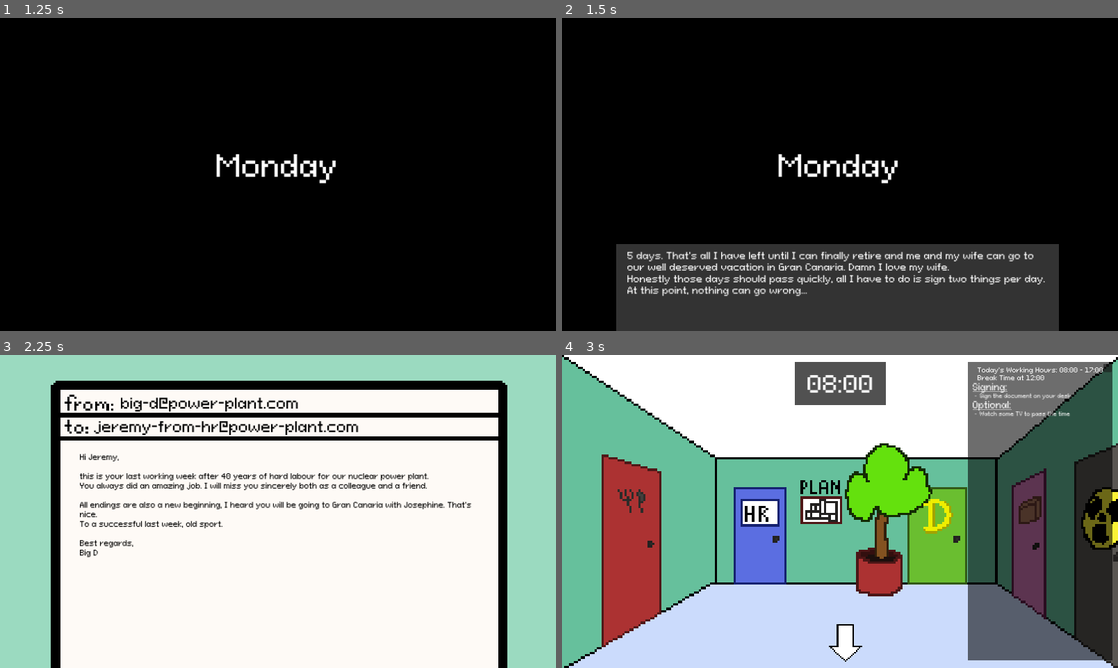
Above: before the commit, frames 1-4 (two rows, left to right).
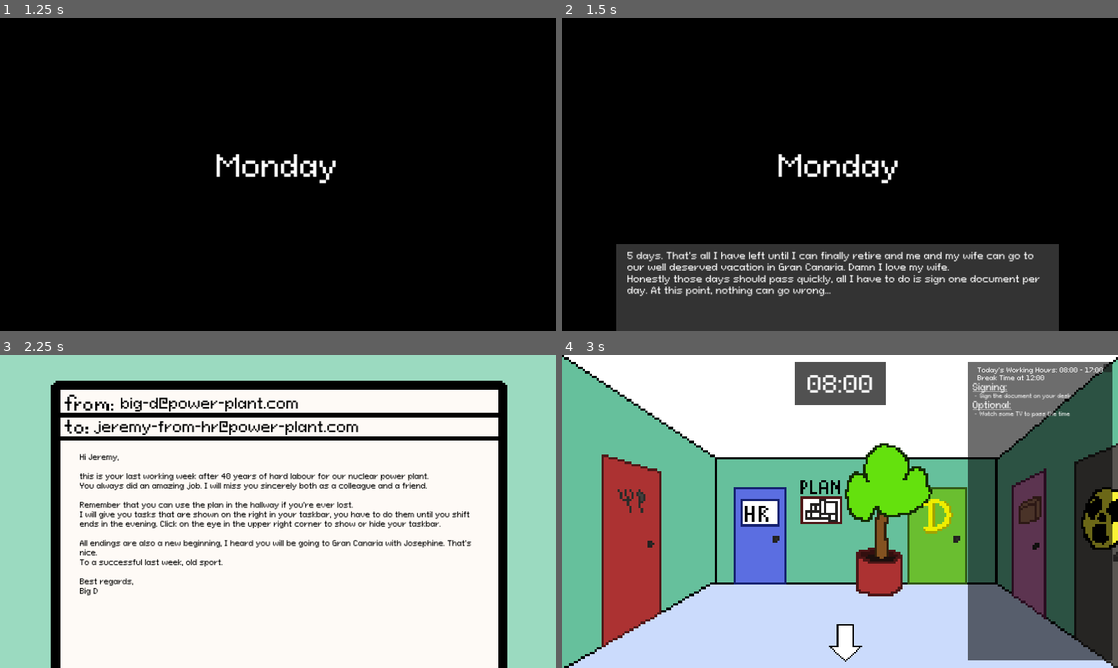
Above: after the commit, the same moments.

Repository: TheWalkingLapis/BrackeysGameJam2025_1
Game: Godot game, scene res://scenes/game_manager.tscn
The game is run twice, just before and just after one commit, with the same random seed, the same clock (stepped at 60 frames per second) and the same inputs.
Inputs (mouse positions are in pixels of both pictures, inside the frame that each line leads up to):
- Up to frame 1 (1.25 s): click "Start" at 0.5 s
- Up to frame 2 (1.5 s): click (840, 174) at 1.25 s
- Up to frame 3 (2.25 s): click (278, 511) at 2 s
- Up to frame 4 (3 s): click (840, 511) at 2.75 s

Frame 1 is identical in both runs. In frame 2, 0.7% of the frame differs, in the area x 11-87%, y 82-89%; in frame 3, 3.9%, in the area x 14-85%, y 46-77%; in frame 4, nothing differs.

Commit message:
text update

Diff:
--- a/scenes/rooms/kitchen.tscn
+++ b/scenes/rooms/kitchen.tscn
@@ -197,7 +197,7 @@
 [node name="Task_Tetrominos" parent="Tasks/Day6" instance=ExtResource("11_4icy7")]
 layout_mode = 1
 task_name = "Tetris"
-task_description = "Talk to the aliens again"
+task_description = "Deliver the plutonium to the aliens in the kitchen"
 tag = 6
 order = 8
 whole_day = true
--- a/scenes/task_ui.tscn
+++ b/scenes/task_ui.tscn
@@ -78,9 +78,9 @@
 [node name="Alarm" type="TextureRect" parent="."]
 texture_filter = 1
 layout_mode = 0
-offset_left = 128.0
+offset_left = 141.0
 offset_top = 11.0
-offset_right = 379.0
+offset_right = 392.0
 offset_bottom = 258.0
 mouse_filter = 2
 texture = ExtResource("3_3iqu0")
@@ -90,10 +90,10 @@
 anchors_preset = 15
 anchor_right = 1.0
 anchor_bottom = 1.0
-offset_left = -110.0
-offset_top = 245.0
-offset_right = 111.0
-offset_bottom = 103.0
+offset_left = -121.0
+offset_top = 249.0
+offset_right = 119.0
+offset_bottom = 98.0
 grow_horizontal = 2
 grow_vertical = 2
 mouse_filter = 2
@@ -114,7 +114,7 @@
 theme_override_fonts/normal_font = ExtResource("2_dhhgo")
 theme_override_font_sizes/normal_font_size = 35
 bbcode_enabled = true
-text = "[center]REATOR STATE CRITICAL!
+text = "[center]REACTOR STATE CRITICAL!
 MELTDOWN IMMINENT!"
 
 [connection signal="pressed" from="Hide" to="." method="_on_hide_pressed"]
--- a/scenes/tasks/task_drop_cereal_bar.tscn
+++ b/scenes/tasks/task_drop_cereal_bar.tscn
@@ -12,7 +12,7 @@
 mouse_filter = 2
 script = ExtResource("1_y5u0s")
 task_name = "Deliver Cereal Bars"
-task_description = "Bring the cereal bars to the fridge in the kitchen"
+task_description = "Deliver the cereal bars to the cupboard in the kitchen"
 tag = 2
 order = 2
 whole_day = true
--- a/scenes/tasks/task_drop_coffee_office.tscn
+++ b/scenes/tasks/task_drop_coffee_office.tscn
@@ -13,7 +13,7 @@
 mouse_filter = 2
 script = ExtResource("1_gytjd")
 task_name = "Deliver Coffee"
-task_description = "Bring coffee to your office"
+task_description = "Deliver the cup of coffee to the door of Big D's office"
 tag = 2
 order = 4
 whole_day = true
--- a/scenes/tasks/task_drop_hazmat_suit.tscn
+++ b/scenes/tasks/task_drop_hazmat_suit.tscn
@@ -13,7 +13,7 @@
 mouse_filter = 2
 script = ExtResource("1_mge6r")
 task_name = "Deliver Hazmat Suit"
-task_description = "Bring the hazmat suit to the reactor passage"
+task_description = "Deliver the hazmat suit to the hooks in the passage"
 tag = 2
 order = 6
 whole_day = true
--- a/scenes/tasks/task_drop_uranium.tscn
+++ b/scenes/tasks/task_drop_uranium.tscn
@@ -13,7 +13,7 @@
 mouse_filter = 2
 script = ExtResource("1_pr4kb")
 task_name = "Deliver Uranium"
-task_description = "Bring the urianium to the reactor passage"
+task_description = "Deliver the uranium to the box in the passage"
 tag = 2
 order = 8
 whole_day = true
--- a/scenes/tasks/task_order.tscn
+++ b/scenes/tasks/task_order.tscn
@@ -77,6 +77,7 @@
 mouse_filter = 2
 
 [node name="Screen_normal" type="TextureRect" parent="Active"]
+visible = false
 texture_filter = 1
 layout_mode = 1
 anchors_preset = 15
@@ -180,6 +181,7 @@
 theme_override_styles/normal = SubResource("StyleBoxEmpty_nkvve")
 
 [node name="Buttons" type="Control" parent="Active"]
+visible = false
 layout_mode = 1
 anchors_preset = 15
 anchor_right = 1.0
--- a/scripts/failure_ui.gd
+++ b/scripts/failure_ui.gd
@@ -5,12 +5,17 @@
 @export var meltdown_tex: Texture2D
 @export var planet_explosion_tex: Texture2D
 
-var fail_1 = "Fail Day 1"
-var fail_2 = "Fail Day 2"
-var fail_3 = "Fail Day 3"
-var fail_4 = "Fail Day 4"
-var fail_5 = "Fail Day 5"
-var fail_6 = "Fail Day 6"
+var fail_1 = "You didn't sign your HR paperwork! The employees of the power plant go on strike, leading to a meltdown!
+Your slacking is responsible for the death of thousands."
+var fail_2 = "You didn't finish your tasks! They were essential to keep the power plant running, a meltdown happens!
+Your slacking is responsible for the death of thousands."
+var fail_3 = "You didn't finish your tasks! They were essential to keep the power plant running, a meltdown happens!
+Your slacking is responsible for the death of thousands."
+var fail_4 = "The reactor blew up, you should have kept an eye on your taskbar and the temperature and fuel!
+You are responsible for the death of thousands."
+var fail_5 = "The reactor blew up, you should have kept an eye on your taskbar and the temperature and fuel!
+You are responsible for the death of thousands."
+var fail_6 = "You couldn't give the aliens the fuel in time! The aliens destroyed earth with their laser beam and are now on their way home."
 
 func set_screen():
 	Global.time_manager.day_active = false
--- a/scripts/game_manager.gd
+++ b/scripts/game_manager.gd
@@ -127,7 +127,7 @@
 		audio_manager.stop_music()
 		ui_manager.to_failure()
 		return
-	text_manager.display_interaction_text("Time to take my break")
+	text_manager.display_interaction_text("Time to take my lunch break in a restaurant by leaving this place!")
 
 func _on_break_time_over():
 	allow_interaction = true
--- a/scripts/kitchen.gd
+++ b/scripts/kitchen.gd
@@ -141,7 +141,7 @@
 	else:
 		Global.text_manager.display_interaction_text("\"Hello lowly worker, we need your help. Bring us plutonium as fuel for our ship!
 Otherwise we'll have to destroy your planet and use the force of the explosion to propel us into space to get to our home planet.
-Make it quick, I'll give you 8 hours or earth will be exterminated!\"")
+Make it quick, I'll give you until 12, or earth will be exterminated!\"")
 		await  Global.text_manager.finished_text
 		Global.text_manager.display_interaction_text("Oh god, what should I do? I remember that I can order plutonium on my PC, but I need the code from the safe in Big D's office to unlock it.")
 		await  Global.text_manager.finished_text
--- a/scripts/main_hallway.gd
+++ b/scripts/main_hallway.gd
@@ -103,7 +103,7 @@
 		if (watering_task as Task).get_task_completed():
 			Global.text_manager.display_interaction_text("I already watered this plant today.")
 		elif !Global.inventory.has_item(Global.inventory.Items.WATERING_CAN):
-			Global.text_manager.display_interaction_text("I need the waternig can for this.")
+			Global.text_manager.display_interaction_text("I need the watering can for this.")
 		else:
 			watering_task.start_task()
 	else:
--- a/scripts/office.gd
+++ b/scripts/office.gd
@@ -117,7 +117,7 @@
 		if (watering_task as Task).get_task_completed():
 			Global.text_manager.display_interaction_text("I already watered this plant today.")
 		elif !Global.inventory.has_item(Global.inventory.Items.WATERING_CAN):
-			Global.text_manager.display_interaction_text("I need the waternig can for this.")
+			Global.text_manager.display_interaction_text("I need the watering can for this.")
 		else:
 			watering_task.start_task()
 	else:
--- a/scripts/passage.gd
+++ b/scripts/passage.gd
@@ -73,7 +73,7 @@
 		if Global.inventory.has_item(Global.inventory.Items.HAZMAT_SUIT):
 			hazmat_task.start_task()
 		else:
-			Global.text_manager.display_interaction_text("I need the bring the hazmat suit here.")
+			Global.text_manager.display_interaction_text("I need to bring the hazmat suit here.")
 	else:
 		Global.text_manager.display_interaction_text("I already brought the hazmat suit.")
 
@@ -84,7 +84,7 @@
 		if Global.inventory.has_item(Global.inventory.Items.URANIUM):
 			uranium_task.start_task()
 		else:
-			Global.text_manager.display_interaction_text("I need the bring the uranium here.")
+			Global.text_manager.display_interaction_text("I need to bring the uranium here.")
 	else:
 		Global.text_manager.display_interaction_text("I already brought the uranium.")
 
--- a/scripts/pre_day_ui.gd
+++ b/scripts/pre_day_ui.gd
@@ -20,6 +20,9 @@
 
 this is your last working week after 40 years of hard labour for our nuclear power plant.
 You always did an amazing job. I will miss you sincerely both as a colleague and a friend.
+
+Remember that you can use the plan in the hallway if you're ever lost.
+I will give you tasks that are shown on the right in your taskbar, you have to do them until you shift ends in the evening. Click on the eye in the upper right corner to show or hide your taskbar.
 
 All endings are also a new beginning, I heard you will be going to Gran Canaria with Josephine. That's nice.
 To a successful last week, old sport.
@@ -59,9 +62,9 @@
 I know it's a lot to ask, but please keep the electricity running for our city by doing their tasks.
 I will give you access to the reactor and the control room.
 
-Max was responsible for the amount of uranium fuel in the rods. You can lift the rods by pressing the up button in the control room, then picking up uranium and delivering it to the rods in the reactor room. Afterwards you have to lower the rods again in the control room.
+Max was responsible for the amount of uranium fuel in the rods. You can lift the rods by pressing the up button in the control room, under the fuel meter. Simply touch the rods in the reactor room to refill them. Afterwards you have to lower the rods again in the control room.
 
-Alan kept the temperature of the reactor in check by supplying new cooling water to it. You can do this at the temperature gauge in the control room, simply press the button until there's enough cooling water for the temperature to be low.
+Alan kept the temperature of the reactor in check by supplying new cooling water to it. You can do this at the temperature gauge in the control room, repeatedly press the button until there's enough cooling water for the temperature to be low.
 
 You have to keep the temperature below 1000°C and the fuel above 0%, otherwise there will be a nuclear meltdown!
 Our hope rests in you to keep our electricity up and running. I believe in you.
@@ -71,11 +74,11 @@
 var mail_5 = "Hi Jeremy,
 
 apparently there's aliens visiting us on earth and everyone's going crazy?
-Our government ordered us to mass-produce atom bombs now?!
+Our government ordered us to produce atom bombs now?!
 
 I know you have a lot on your plate already but you have to do this as well, no one else can do it.
-I have the assembly manual here, it should be as follows:
-You have to order uranium and a atom bomb kit from your PC, go to the storage and put both those things on the workbench.
+I have the assembly manual here, it reads as follows:
+You have to order a atom bomb kit from your PC, go to the storage and go to the workbench with it.
 Then assemble the bomb by simply picking up the pieces and putting them to the right space.
 
 I'm starting to get sick too, I have a really bad cough. If I continue to get sicker at this rate, I won't be able to come in tomorrow.
@@ -88,8 +91,7 @@
 var mail_6 = ""
 
 var mono_1 = "5 days. That's all I have left until I can finally retire and me and my wife can go to our well deserved vacation in Gran Canaria. Damn I love my wife.
-Honestly those days should pass quickly, all I have to do is sign two things per day. At this point, nothing can go wrong...
-"
+Honestly those days should pass quickly, all I have to do is sign one document per day. At this point, nothing can go wrong..."
 var mono_2 = "Only 4 days remaining, easy as always. I'm looking forward to Gran Canaria!"
 var mono_3 = "Damn, yesterday I actually had to work for once. I'll just have to persevere and think of my lovely wife!"
 var mono_4 = "Damn, yesterday I worked more than in the last three years combined!
--- a/scripts/success.gd
+++ b/scripts/success.gd
@@ -6,7 +6,7 @@
 
 func win():
 	Global.time_manager.day_active = false
-	Global.text_manager.show_text_in_menu("Win")
+	Global.text_manager.show_text_in_menu("You did it! Thanks to you, earth was spared complete destruction. The aliens even healed everyone with their healing ray as they flew away, the pandemic is over. You are humanity's savior! Have a nice vacation on Gran Canaria with your wife!")
 
 func _on_continue_pressed():
 	get_tree().change_scene_to_file("res://scenes/game_manager.tscn")
Not shown, changed: texts/changes.txt
